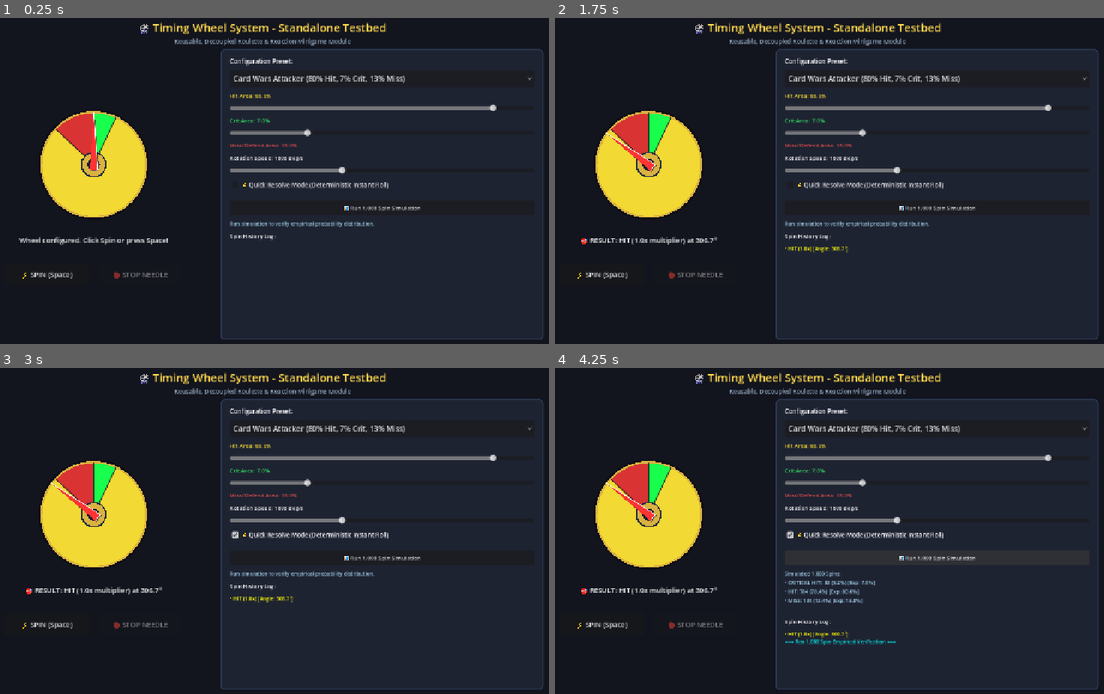
Above: before the commit, frames 1-4 (two rows, left to right).
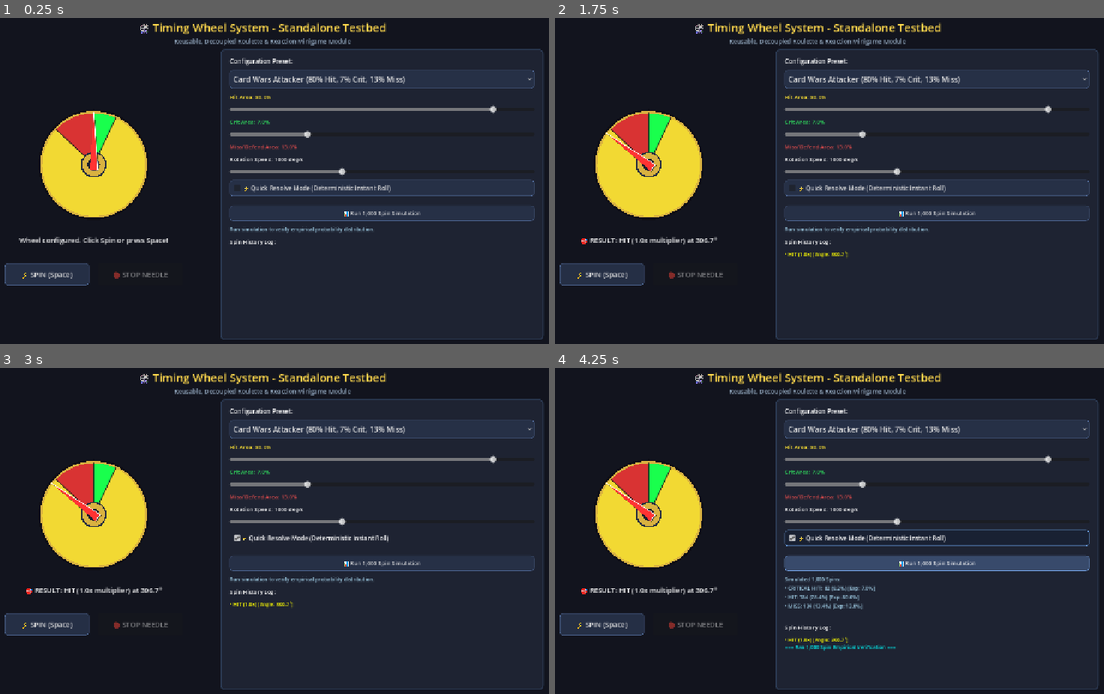
Above: after the commit, the same moments.

Repository: Veras-D/godot-systems-library
Game: Godot game, scene res://timing_wheel/testbed_wheel.tscn
The game is run twice, just before and just after one commit, with the same random seed, the same clock (stepped at 60 frames per second) and the same inputs.
Inputs:
- Up to frame 1 (0.25 s): no input
- Up to frame 2 (1.75 s): click "⚡ SPIN (Space)" at 0.5 s; click "🛑 STOP NEEDLE" at 1.25 s
- Up to frame 3 (3 s): click "Card Wars Attacker (80% Hit, …" at 2 s; click "⚡ Quick Resolve Mode (Determi…" at 2.75 s
- Up to frame 4 (4.25 s): click "📊 Run 1,000 Spin Simulation" at 3.5 s

The runs differ from the first frame. In frame 1, 8.4% of the frame differs, in the area x 0-98%, y 15-83%; in frame 2, 8.6%; in frame 3, 8.1%; in frame 4, 10%, in the area x 0-98%, y 15-87%.

Commit message:
fix(polish): remove stray .uid files, add shared testbed theme, and label host paths in READMEs

Diff:
--- a/project.godot
+++ b/project.godot
@@ -19,6 +19,10 @@
 window/stretch/mode="canvas_items"
 window/stretch/aspect="expand"
 
+[gui]
+
+theme/custom="res://testbed_theme.tres"
+
 [rendering]
 
 renderer/rendering_method="forward_plus"
--- /dev/null
+++ b/testbed_theme.tres
@@ -0,0 +1,88 @@
+[gd_resource type="Theme" format=3]
+
+[sub_resource type="StyleBoxFlat" id="StyleBoxFlat_eblnu"]
+content_margin_left = 8.0
+content_margin_top = 8.0
+content_margin_right = 8.0
+content_margin_bottom = 8.0
+bg_color = Color(0.22, 0.29, 0.42, 1)
+border_width_left = 1
+border_width_top = 1
+border_width_right = 1
+border_width_bottom = 1
+border_color = Color(0.5, 0.7, 0.98, 0.9)
+corner_radius_top_left = 6
+corner_radius_top_right = 6
+corner_radius_bottom_right = 6
+corner_radius_bottom_left = 6
+
+[sub_resource type="StyleBoxFlat" id="StyleBoxFlat_xobx5"]
+content_margin_left = 8.0
+content_margin_top = 8.0
+content_margin_right = 8.0
+content_margin_bottom = 8.0
+bg_color = Color(0.15, 0.19, 0.28, 0.95)
+border_width_left = 1
+border_width_top = 1
+border_width_right = 1
+border_width_bottom = 1
+border_color = Color(0.32, 0.42, 0.6, 0.8)
+corner_radius_top_left = 6
+corner_radius_top_right = 6
+corner_radius_bottom_right = 6
+corner_radius_bottom_left = 6
+
+[sub_resource type="StyleBoxFlat" id="StyleBoxFlat_twy3e"]
+content_margin_left = 8.0
+content_margin_top = 8.0
+content_margin_right = 8.0
+content_margin_bottom = 8.0
+bg_color = Color(0.1, 0.13, 0.2, 1)
+border_width_left = 1
+border_width_top = 1
+border_width_right = 1
+border_width_bottom = 1
+border_color = Color(0.4, 0.6, 0.85, 0.9)
+corner_radius_top_left = 6
+corner_radius_top_right = 6
+corner_radius_bottom_right = 6
+corner_radius_bottom_left = 6
+
+[sub_resource type="StyleBoxFlat" id="StyleBoxFlat_hg4cg"]
+content_margin_left = 10.0
+content_margin_top = 10.0
+content_margin_right = 10.0
+content_margin_bottom = 10.0
+bg_color = Color(0.1, 0.13, 0.19, 0.95)
+border_width_left = 1
+border_width_top = 1
+border_width_right = 1
+border_width_bottom = 1
+border_color = Color(0.22, 0.3, 0.42, 0.7)
+corner_radius_top_left = 8
+corner_radius_top_right = 8
+corner_radius_bottom_right = 8
+corner_radius_bottom_left = 8
+
+[sub_resource type="StyleBoxFlat" id="StyleBoxFlat_wkd1h"]
+content_margin_left = 8.0
+content_margin_top = 8.0
+content_margin_right = 8.0
+content_margin_bottom = 8.0
+bg_color = Color(0.07, 0.09, 0.14, 0.98)
+border_width_left = 1
+border_width_top = 1
+border_width_right = 1
+border_width_bottom = 1
+border_color = Color(0.2, 0.28, 0.4, 0.7)
+corner_radius_top_left = 6
+corner_radius_top_right = 6
+corner_radius_bottom_right = 6
+corner_radius_bottom_left = 6
+
+[resource]
+Button/styles/hover = SubResource("StyleBoxFlat_eblnu")
+Button/styles/normal = SubResource("StyleBoxFlat_xobx5")
+Button/styles/pressed = SubResource("StyleBoxFlat_twy3e")
+PanelContainer/styles/panel = SubResource("StyleBoxFlat_hg4cg")
+TextEdit/styles/normal = SubResource("StyleBoxFlat_wkd1h")
Not shown, removed: timing_wheel/TestbedWheel.gd.uid
Not shown, removed: timing_wheel/WheelConfig.gd.uid
Not shown, removed: timing_wheel/WheelSpinner.gd.uid
Not shown, removed: timing_wheel/test_timing_wheel.gd.uid
